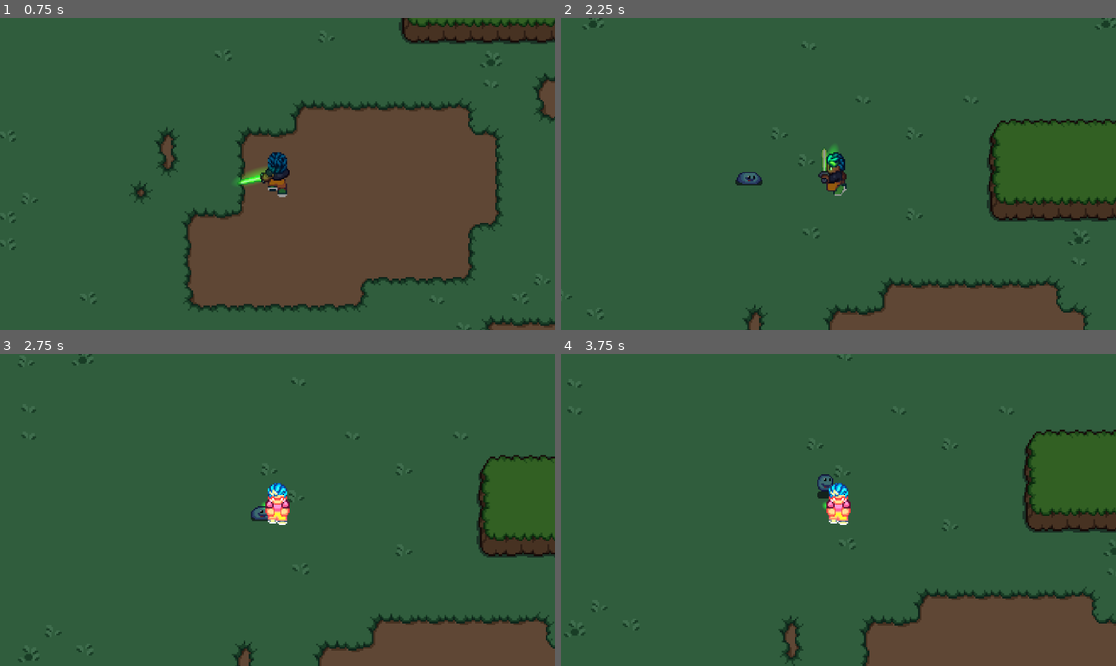
Above: before the commit, frames 1-4 (two rows, left to right).
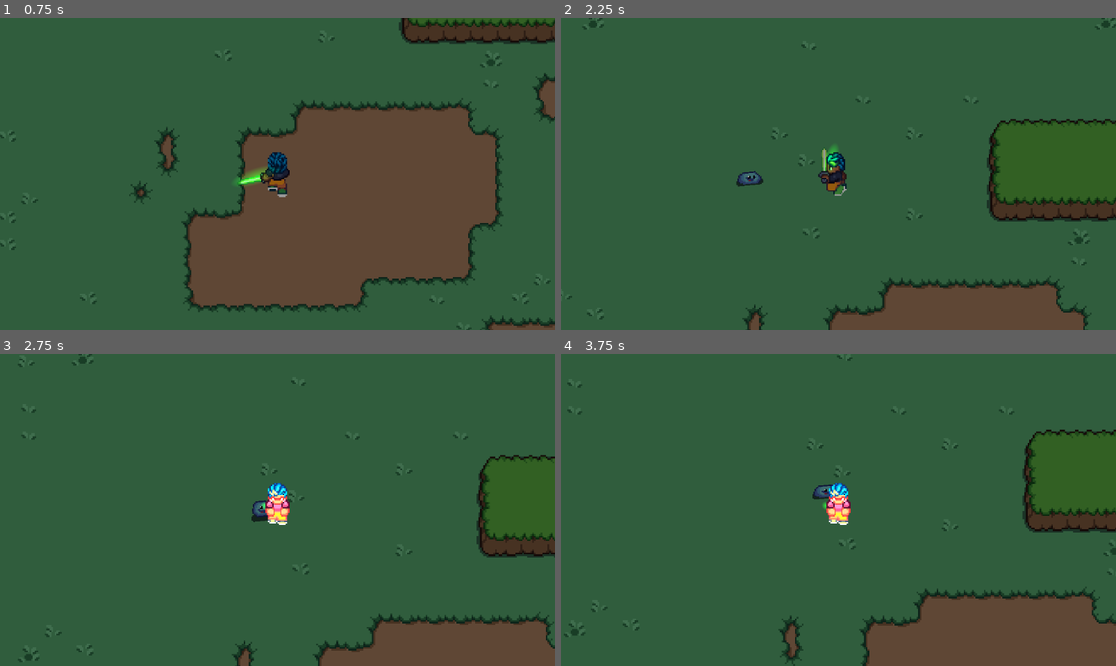
Above: after the commit, the same moments.

Repository: lazoulios/godot-2d-untitled-unfinished
Game: Godot game, scene res://Scenes/main.tscn
The game is run twice, just before and just after one commit, with the same random seed, the same clock (stepped at 60 frames per second) and the same inputs.
Inputs (mouse positions are in pixels of both pictures, inside the frame that each line leads up to):
- Up to frame 1 (0.75 s): move the mouse to (249, 236) at 0.52 s; hold W (up) from 0.53 s (still down); click (249, 236) at 0.6 s
- Up to frame 2 (2.25 s): move the mouse to (1005, 220) at 1.27 s; tap Shift (run) at 1.35 s; move the mouse to (672, 127) at 2.02 s; release W (up) at 2.03 s; hold A (left) from 2.03 s (still down); click (672, 127) at 2.1 s
- Up to frame 3 (2.75 s): keep holding A (left)
- Up to frame 4 (3.75 s): move the mouse to (866, 510) at 2.77 s; tap Shift (run) at 2.85 s; move the mouse to (755, 432) at 3.52 s; release A (left) at 3.53 s; hold S (down) from 3.53 s (still down); click (755, 432) at 3.6 s

Frame 1 is identical in both runs. In frame 2, less than 0.1% of the frame differs, in the area x 31-37%, y 48-55%; in frame 3, 0.1%; in frame 4, 0.2%, in the area x 45-50%, y 38-47%.

Commit message:
Tried solving death animation issue on enemy. Will have to revisit issue.

Diff:
--- a/Characters/Enemy.gd
+++ b/Characters/Enemy.gd
@@ -12,9 +12,7 @@
 func _physics_process(_delta):
 	if health <=0:
 		$AnimationPlayer.play("death")
-		await $AnimationPlayer.animation_finished
-		queue_free()
-	if player_chase:
+	elif player_chase:
 		position += (player.position -position) / speed
 		$AnimationPlayer.play("walk")
 
@@ -30,13 +28,12 @@
 func enemy():
 	pass
 
-
 func _on_enemy_hitbox_area_entered(area):
 	if area.name== "Sword":
 		health -= 20
 		print("Slime health: ",health)
-
-
+		if health > 0:
+			$AnimationPlayer.play("hit")
 
 func _on_enemy_hitbox_area_exited(_area):
 	pass # Replace with function body.
--- a/Characters/Enemy.tscn
+++ b/Characters/Enemy.tscn
@@ -1,8 +1,17 @@
-[gd_scene load_steps=11 format=3 uid="uid://c41iyx5201lom"]
+[gd_scene load_steps=14 format=3 uid="uid://c41iyx5201lom"]
 
 [ext_resource type="Texture2D" uid="uid://fcbj68d5na0q" path="res://Sprites/Mystic Woods/characters/slime.png" id="1_o070g"]
 [ext_resource type="Script" path="res://Characters/Enemy.gd" id="1_wgeul"]
 
+[sub_resource type="Gradient" id="Gradient_qhwko"]
+offsets = PackedFloat32Array(0.136364, 0.844156, 1)
+colors = PackedColorArray(1, 1, 1, 1, 0, 0, 0, 1, 0.145161, 0.145161, 0.145161, 1)
+
+[sub_resource type="GradientTexture2D" id="GradientTexture2D_6kmta"]
+gradient = SubResource("Gradient_qhwko")
+fill = 1
+fill_from = Vector2(0.5, 0.46789)
+
 [sub_resource type="CircleShape2D" id="CircleShape2D_8ywu1"]
 radius = 3.33282
 
@@ -25,11 +34,48 @@
 "transitions": PackedFloat32Array(1),
 "update": 1,
 "values": [1]
+}
+tracks/1/type = "value"
+tracks/1/imported = false
+tracks/1/enabled = true
+tracks/1/path = NodePath("Sprite2D:rotation")
+tracks/1/interp = 1
+tracks/1/loop_wrap = true
+tracks/1/keys = {
+"times": PackedFloat32Array(0),
+"transitions": PackedFloat32Array(1),
+"update": 0,
+"values": [-0.0935306]
+}
+tracks/2/type = "value"
+tracks/2/imported = false
+tracks/2/enabled = true
+tracks/2/path = NodePath("Sprite2D/PointLight2D:enabled")
+tracks/2/interp = 1
+tracks/2/loop_wrap = true
+tracks/2/keys = {
+"times": PackedFloat32Array(0),
+"transitions": PackedFloat32Array(1),
+"update": 1,
+"values": [false]
+}
+tracks/3/type = "value"
+tracks/3/imported = false
+tracks/3/enabled = true
+tracks/3/path = NodePath("Sprite2D:visible")
+tracks/3/interp = 1
+tracks/3/loop_wrap = true
+tracks/3/keys = {
+"times": PackedFloat32Array(0),
+"transitions": PackedFloat32Array(1),
+"update": 1,
+"values": [true]
 }
 
 [sub_resource type="Animation" id="Animation_28meu"]
 resource_name = "death"
 length = 0.6
+step = 0.05
 tracks/0/type = "value"
 tracks/0/imported = false
 tracks/0/enabled = true
@@ -41,6 +87,32 @@
 "transitions": PackedFloat32Array(1, 1, 1, 1, 1, 1),
 "update": 1,
 "values": [28, 28, 29, 30, 31, 32]
+}
+tracks/1/type = "method"
+tracks/1/imported = false
+tracks/1/enabled = true
+tracks/1/path = NodePath(".")
+tracks/1/interp = 1
+tracks/1/loop_wrap = true
+tracks/1/keys = {
+"times": PackedFloat32Array(0.55),
+"transitions": PackedFloat32Array(1),
+"values": [{
+"args": [],
+"method": &"queue_free"
+}]
+}
+tracks/2/type = "value"
+tracks/2/imported = false
+tracks/2/enabled = true
+tracks/2/path = NodePath("Sprite2D:visible")
+tracks/2/interp = 1
+tracks/2/loop_wrap = true
+tracks/2/keys = {
+"times": PackedFloat32Array(0.55),
+"transitions": PackedFloat32Array(1),
+"update": 1,
+"values": [false]
 }
 
 [sub_resource type="Animation" id="Animation_p13pi"]
@@ -77,10 +149,63 @@
 "values": [7, 8, 9, 10, 11, 12]
 }
 
+[sub_resource type="Animation" id="Animation_pxibg"]
+resource_name = "hit"
+length = 0.25
+tracks/0/type = "value"
+tracks/0/imported = false
+tracks/0/enabled = true
+tracks/0/path = NodePath("Sprite2D:frame")
+tracks/0/interp = 1
+tracks/0/loop_wrap = true
+tracks/0/keys = {
+"times": PackedFloat32Array(0, 0.1, 0.2),
+"transitions": PackedFloat32Array(1, 1, 1),
+"update": 1,
+"values": [1, 1, 2]
+}
+tracks/1/type = "value"
+tracks/1/imported = false
+tracks/1/enabled = true
+tracks/1/path = NodePath("Sprite2D:rotation")
+tracks/1/interp = 1
+tracks/1/loop_wrap = true
+tracks/1/keys = {
+"times": PackedFloat32Array(0, 0.1, 0.2),
+"transitions": PackedFloat32Array(1, 1, 1),
+"update": 0,
+"values": [0.0723446, -0.0935306, -0.000890501]
+}
+tracks/2/type = "value"
+tracks/2/imported = false
+tracks/2/enabled = true
+tracks/2/path = NodePath("Sprite2D/PointLight2D:enabled")
+tracks/2/interp = 1
+tracks/2/loop_wrap = true
+tracks/2/keys = {
+"times": PackedFloat32Array(0, 0.2),
+"transitions": PackedFloat32Array(1, 1),
+"update": 1,
+"values": [true, false]
+}
+tracks/3/type = "value"
+tracks/3/imported = false
+tracks/3/enabled = true
+tracks/3/path = NodePath("Sprite2D:visible")
+tracks/3/interp = 1
+tracks/3/loop_wrap = true
+tracks/3/keys = {
+"times": PackedFloat32Array(0),
+"transitions": PackedFloat32Array(1),
+"update": 1,
+"values": [true]
+}
+
 [sub_resource type="AnimationLibrary" id="AnimationLibrary_fd05h"]
 _data = {
 "RESET": SubResource("Animation_alkkp"),
 "death": SubResource("Animation_28meu"),
+"hit": SubResource("Animation_pxibg"),
 "idle": SubResource("Animation_p13pi"),
 "walk": SubResource("Animation_qtxgw")
 }
@@ -90,11 +215,20 @@
 speed = 55.0
 
 [node name="Sprite2D" type="Sprite2D" parent="."]
+light_mask = 5
+rotation = -0.0935306
 texture = ExtResource("1_o070g")
 hframes = 7
 vframes = 5
 frame = 1
 
+[node name="PointLight2D" type="PointLight2D" parent="Sprite2D"]
+enabled = false
+color = Color(1, 0, 0.0862745, 1)
+energy = 9.17
+range_item_cull_mask = 4
+texture = SubResource("GradientTexture2D_6kmta")
+
 [node name="CollisionShape2D" type="CollisionShape2D" parent="."]
 position = Vector2(7.62939e-06, 0)
 scale = Vector2(1.20019, 1.28108)
